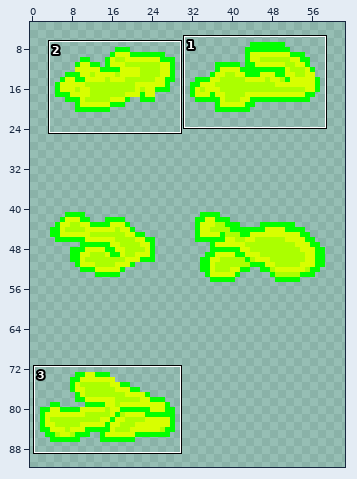
Edited in one commit: sprite sheet (Assets/Prefabs/Spells/AcidBall/SpellAcid.png). Above: a wide view before the commit, with the close-up outlined.
Close-up. Before the edit:
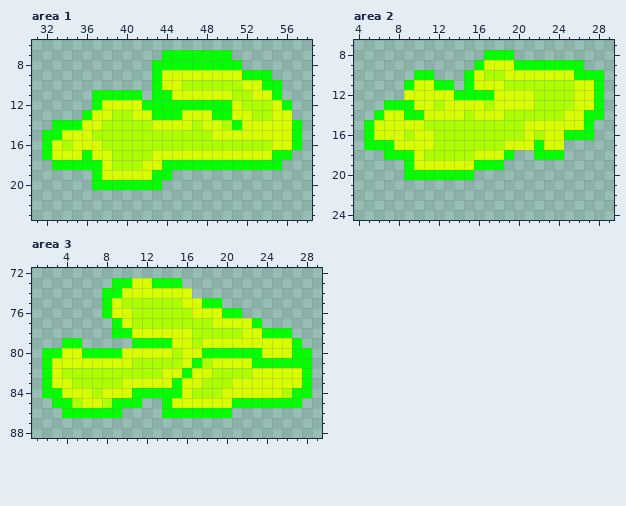
The file is 64x96 pixels. Shown: area 1: x 31..58, y 6..23; area 2: x 4..29, y 7..24; area 3: x 1..29, y 72..88. The wide view leaves out empty margins. The commit also changed other parts of the picture, which this record leaves out.
Now the later version:
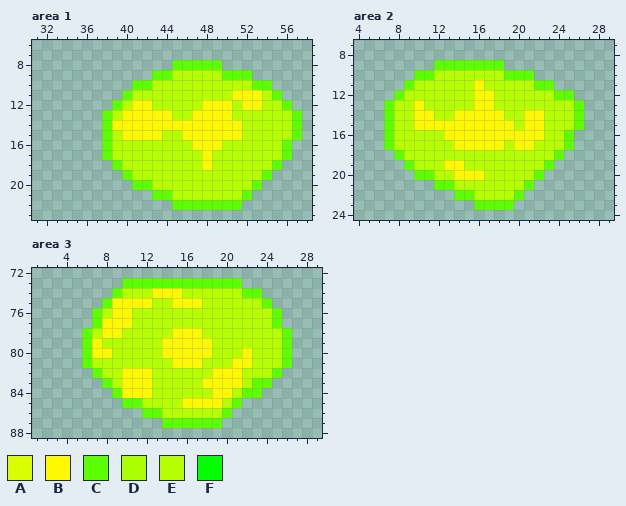
Palette (. is transparent): A #d8ff00  B #fff900  C #5dff00  D #abff00  E #b6ff00  F #03ff00
The exact change:
Changed rows in their new state; - is an unchanged pixel.
Area 1:
first column x 32:
 7 ------------.......-------
 8 -----------..CCCCC..------
 9 -----------CCEEEEECCC..---
10 ---------CCEEEEEEEEEECC.--
11 -----...CEEEEEEEEEEBBBEC--
12 -----..CEBBEEEEEBBBEBBEEC-
13 ----..CEBBBBBEEBBBBEEEEEEC
14 -.....CBBBBBBBBBBBBBEEEEEC
15 ......CEBBBBEEBBBBBBEEEEEC
16 ......CEEEEEEEEBBBEEEEEEC.
17 ......CEEEEEEEEEBEEEEEEEC-
18 -......CEEEEEEEEBEEEEEEC--
19 -----...CEEEEEEEEEEEEEC---
20 -----....CCEEEEEEEEEEC----
21 -----------CCEEEEEEEC-----
22 -------------CCCCCCC------
Area 2:
first column x 5:
 8 ------------...---------
 9 -------CCCCCCC........--
10 -----CCEEEEEEECCC.......
11 ----CEEEEEEBEEEEECC.....
12 ---CEEEEEEEBBEEEEEECC...
13 --CEEBEEEEEBBEEEEEEEEC..
14 -.CEEBBEEBBBBBEEBBEEEC..
15 ..CEEBBBBBBBBBBEBBEEEC.-
16 ..CEEEEEBBBBBBBBBBEEC..-
17 ..CEEEEEEBBBBBEBBEEEC---
18 --.CEEEEEEEEEEEEEEEC----
19 ----CEEEBBEEEEEEEEC-----
20 ----.CCEEBBBEEEEEC------
21 -------CCEEEEEEEC-------
22 ---------CCEEEEC--------
23 -----------CCCC---------
Area 3:
first column x 2:
73 -------.CCCCCCCCCCCC-------
74 ------.CEEEBBBEEEEEECC-----
75 ------CBBBBEEBBBEEEEEEC----
76 -----CEBBEEEEEEEEEEEEEEC---
77 -----CBBBEEEEEEEEEEEEEEC---
78 ----CEBBEEEEEBBBEEEEEEEEC--
79 --..CBEEEEEEBBBBBEEEEEEEC.-
80 ....CBBEEEEEBBBBBEEEBEEEC..
81 ....CEEEEEEEEBBBEEEBBEEEC..
82 .....CEEBBBEEEEEEBBBEEEC...
83 ......CEBBBEEEEEBBBBECC....
84 .......CBBBEEEEEEBBECC.....
85 -.......CCEEEEBBBBEC......-
86 --......--CCEEEEEEC--------
87 ------------CCCCCC---------
Pixel boxes of the changes (left, top, right, bottom) in both close-ups:
changed: (42, 50, 302, 210)
changed: (364, 50, 604, 210)
changed: (42, 278, 312, 428)
